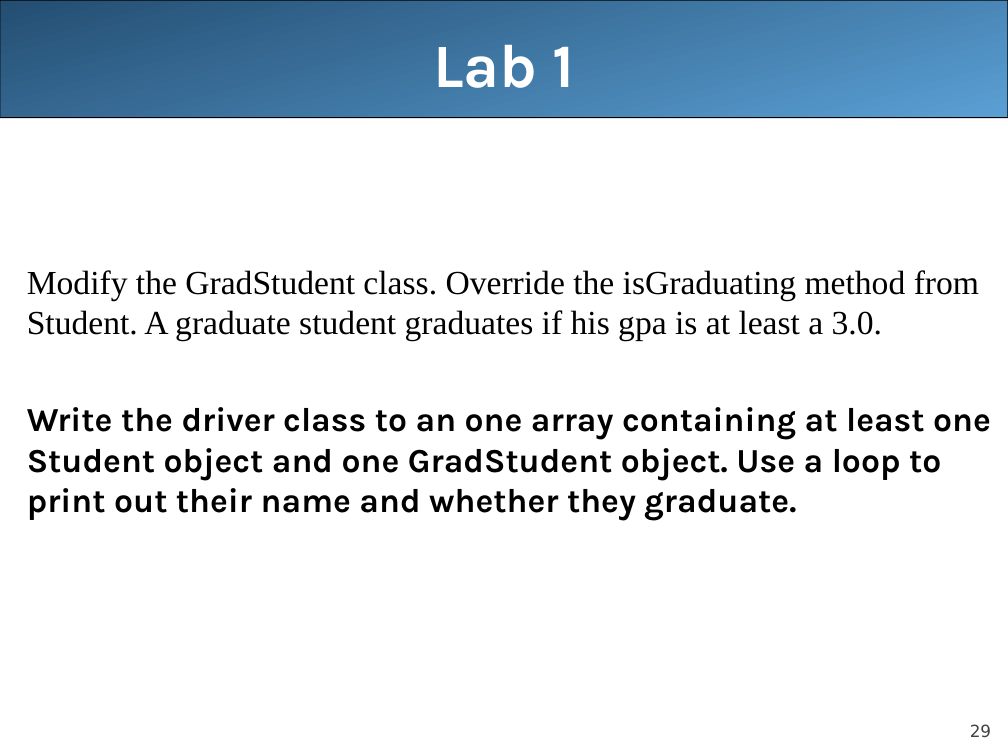
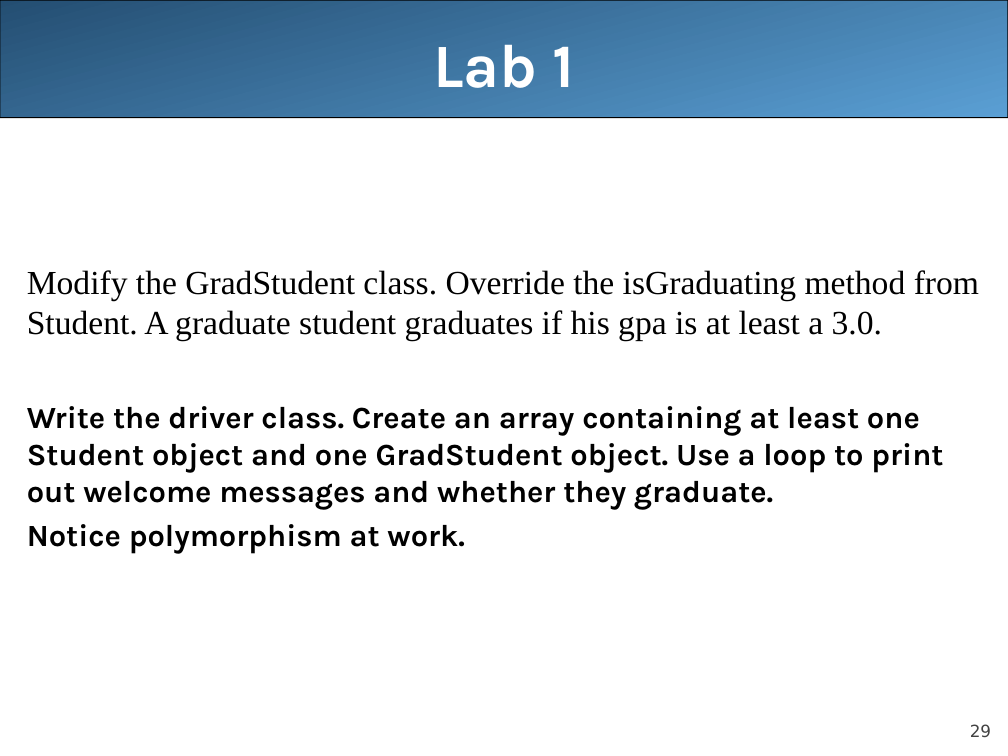
Before and after one commit to LongBaoNguyen/longbaonguyen.github.io, a slide deck: slide 29 of courses/apcsa/lecture22.ppt. Drawn at 1008x756 pixels with LibreOffice and Linux fonts; fonts in the diff are those of the drawing. Boxes give left, top, right and bottom in pixels: in the first picture for what was removed or moved away, otherwise in the second. Text is boxed around its words. In the diff, an @@ line names an element or a change of style, - is before the commit and + after.

```diff
--- a/courses/apcsa/lecture22.ppt
+++ b/courses/apcsa/lecture22.ppt
@@ text at (27,406,943,554): text changed; size 24 to 22 pt @@
-Write the driver class to an one array containing at least one Student object and one GradStudent object. Use a loop to print out their name and whether they graduate.
+Write the driver class. Create an array containing at least one Student object and one GradStudent object. Use a loop to print out welcome messages and whether they graduate.
+Notice polymorphism at work.
```
Also in this commit, not shown: 6 other files.
